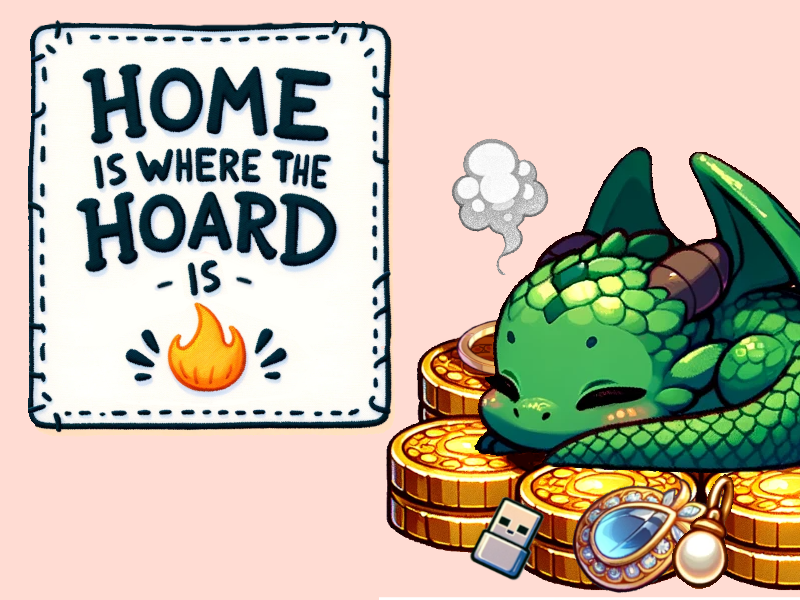
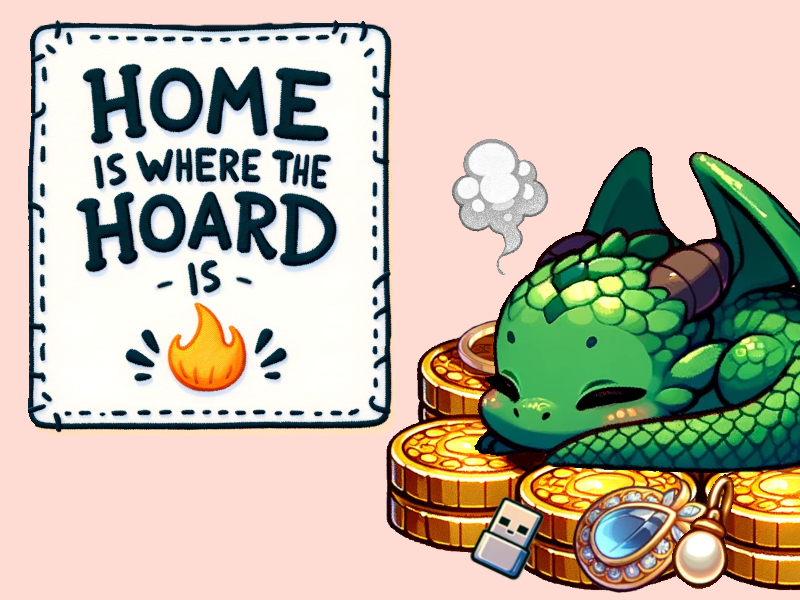
Two versions of the same layered image (w=800, h=600). Layer-by-layer changes:
painted on "coinpile" over [left=379, top=597, right=800, bottom=600]
